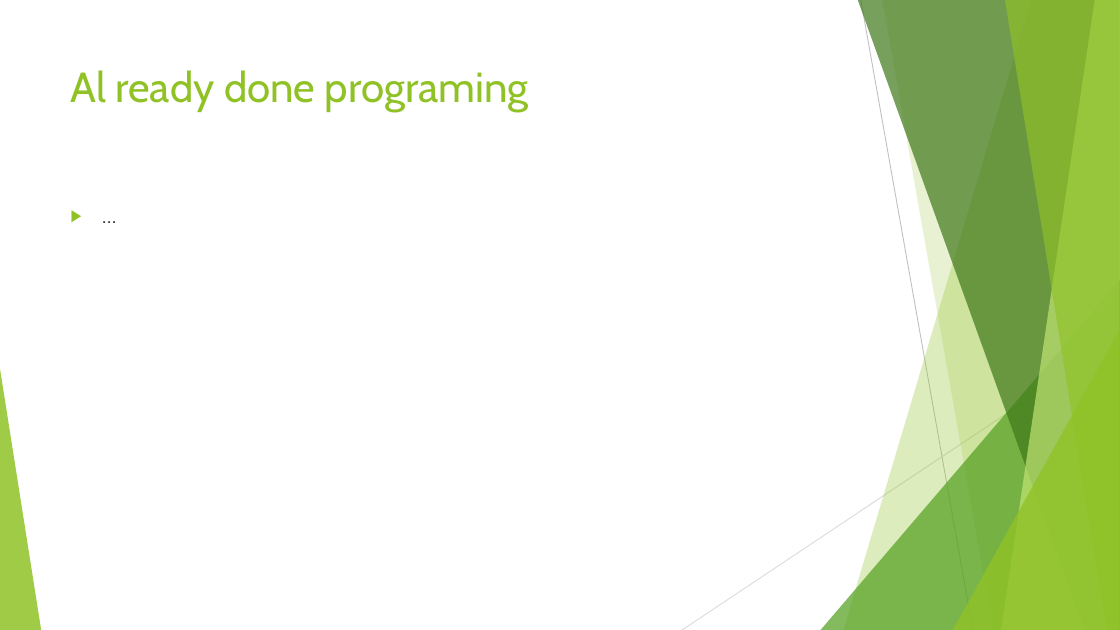
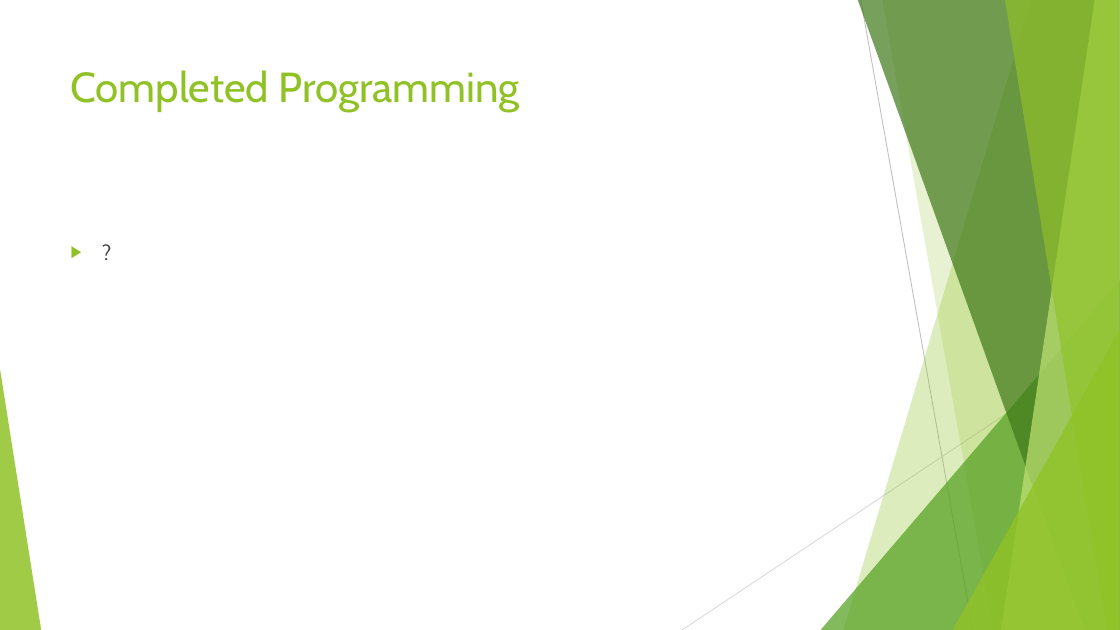
Before and after one commit to PeterBosDeltion/IndianaBonesRepo, a slide deck: slide 6 of IndianaBones.pptx. Drawn at 1120x630 pixels with LibreOffice and Linux fonts; fonts in the diff are those of the drawing. Boxes give left, top, right and bottom in pixels: in the first picture for what was removed or moved away, otherwise in the second. Text is boxed around its words. In the diff, an @@ line names an element or a change of style, - is before the commit and + after.

```diff
--- a/IndianaBones.pptx
+++ b/IndianaBones.pptx
@@ title at [71,70,520,112]: text changed @@
-Al ready done programing
+Completed Programming
@@ text at [62,198,852,555]: text changed @@
-▶ …
+▶ ?
```
Also in this commit, not shown: 4 other slides changed, 1 slide added, 1 slide removed.
